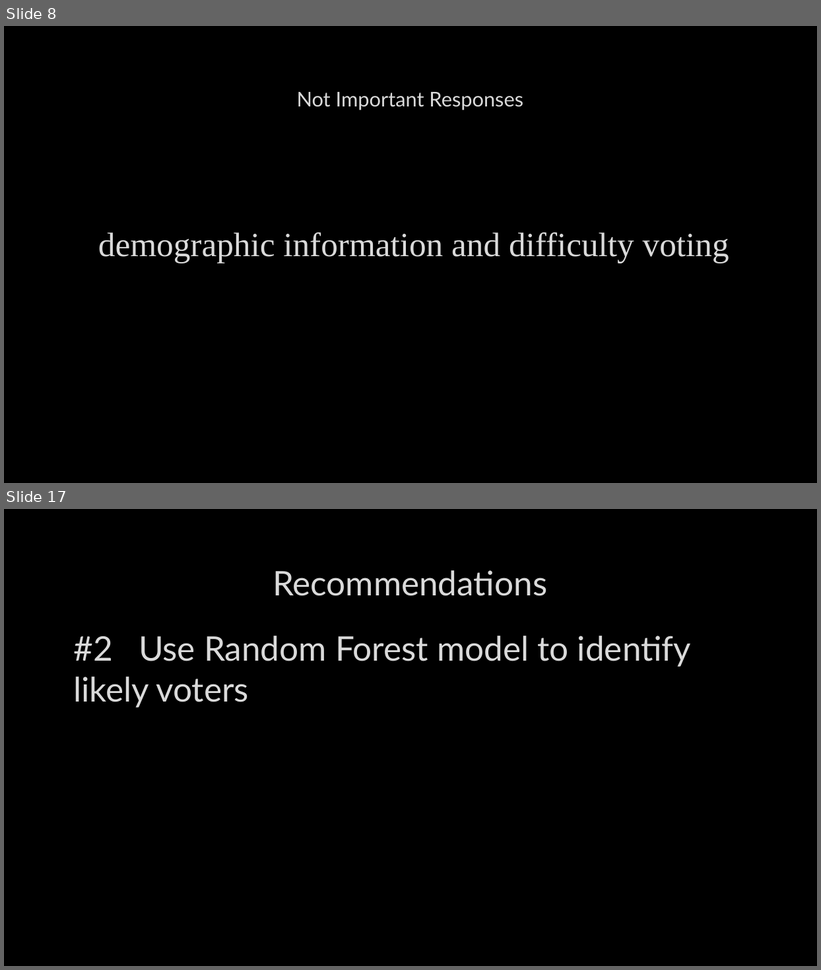
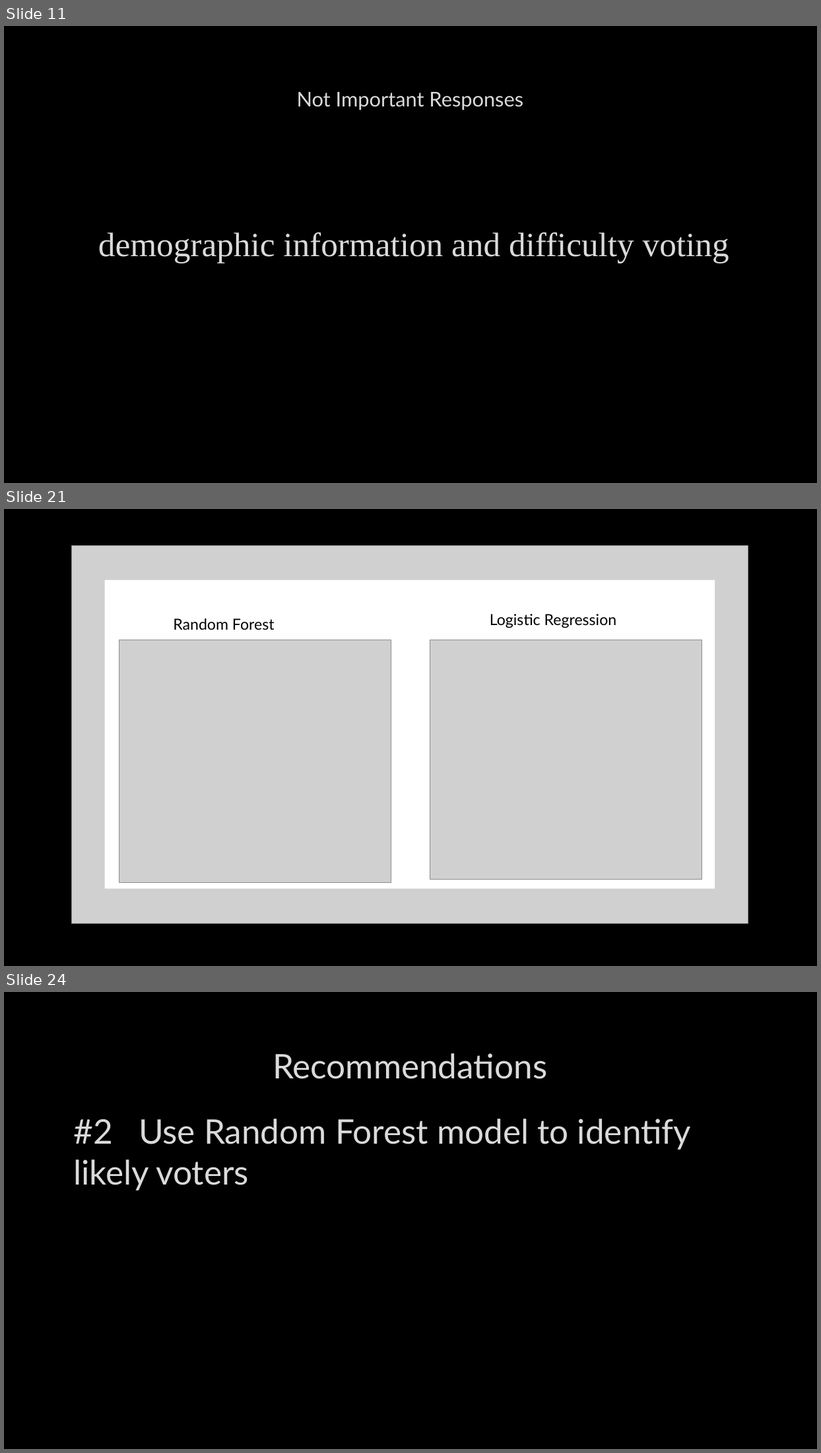
Before and after one commit to drewb8419/nonvoters, a slide deck: Final_Report/Capstone_nonvoters_presentation.pptx. Shown one above the other, each under a label of ours: slides 8 and 17 before the commit, slides 11, 21 and 24 after it; the slides between them are not shown. The pictures are 821x970 and 821x1453 pixels, drawn with LibreOffice and Linux fonts; fonts in the diff are those of the drawing; grey boxes stand for pictures; background and template pictures are left out. Boxes give left, top, right and bottom in pixels: in the first picture for what was removed or moved away, otherwise in the second. Text is boxed around its words. In the diff, an @@ line names an element or a change of style, - is before the commit and + after.

```diff
--- a/Final_Report/Capstone_nonvoters_presentation.pptx
+++ b/Final_Report/Capstone_nonvoters_presentation.pptx
@@ slide 21 added at (4,509,817,966), background picture (left out) @@
@@ picture added at (72,545,748,923) @@
@@ rectangle added at (104,580,715,889), fill #FFFFFF @@
@@ text added at (173,619,275,630), 18 pt, text #000000 @@
+Random Forest
@@ text added at (490,614,617,628), 18 pt, text #000000 @@
+Logistic Regression
@@ picture added at (120,640,391,883) @@
@@ picture added at (430,640,702,880) @@
@@ what was slide 8 is now slide 11 @@
@@ what was slide 17 is now slide 24 @@
```
Also in this commit, not shown: 9 slides changed, 8 other slides added, 2 slides removed.
